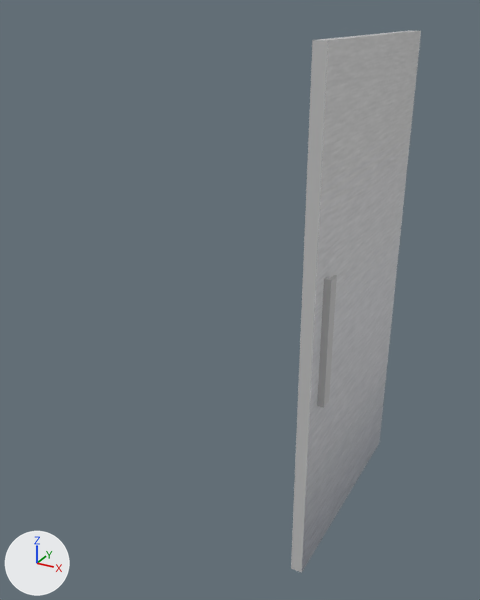
What one commit did to the Blender file Art/fridge.blend.
The view is the same before and after, from a 50 mm camera at (2.5, -4.75, 3.16) aimed at (-0.04, -0.12, 0.85). The axes (+X, +Y, +Z) are drawn at lower left. The lights are the same throughout.

Names of what the first picture shows: 'Fridge_Door'.
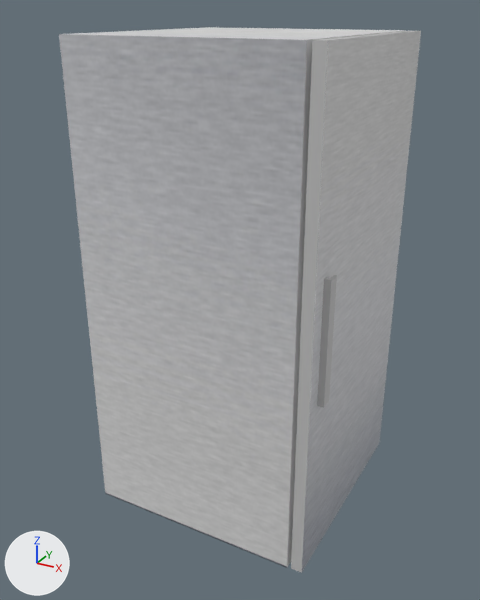
The edits, one by one:
Object 'Fridge' (ob_fridge) is now shown.

Pixel boxes (x1, y1, x2, y2) of what changed, in the pictures (480 x 600 px):
'Fridge', shown
    after: (59, 27, 406, 568)
